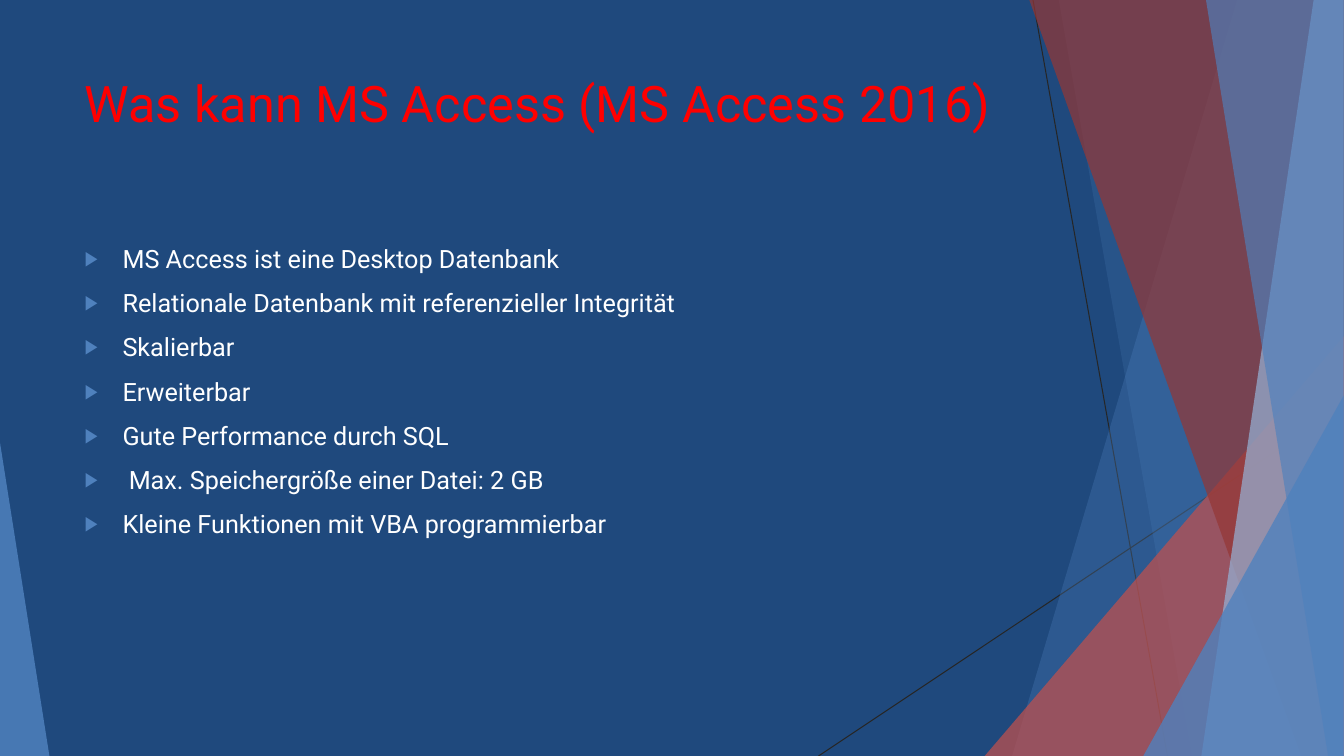
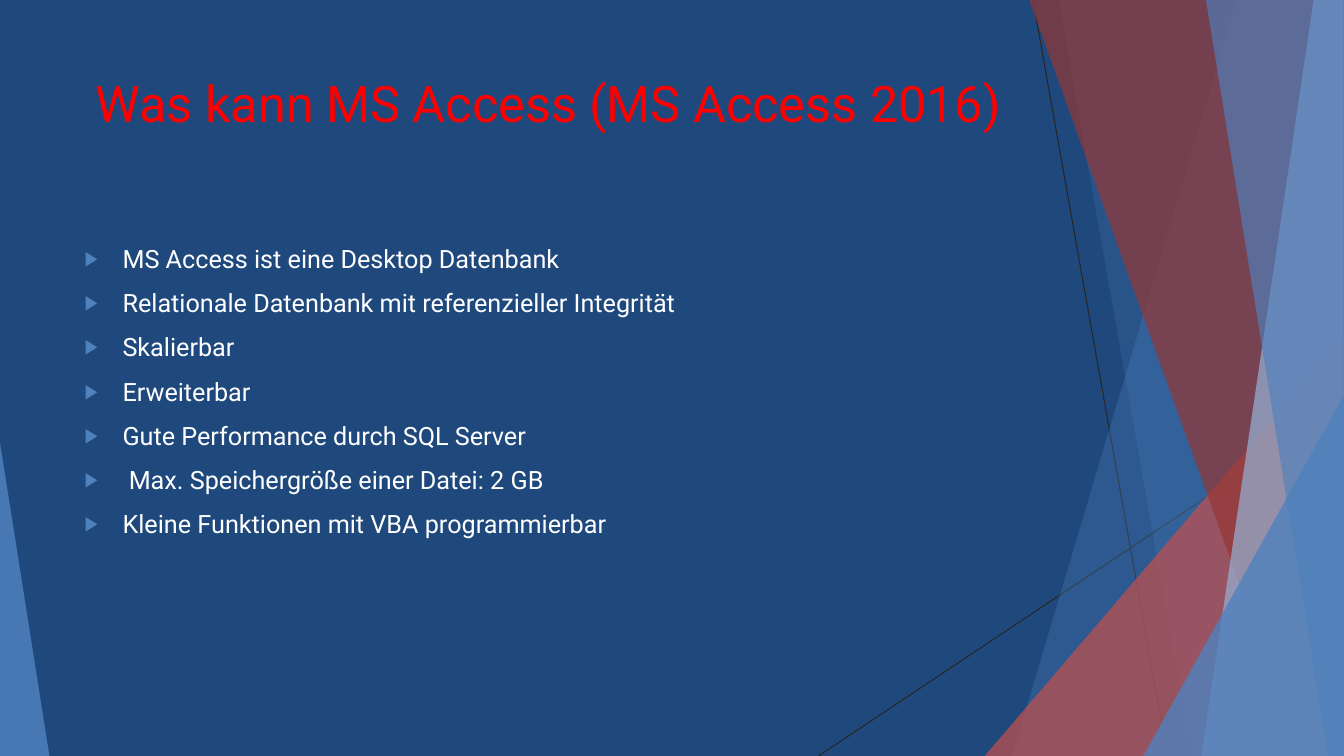
Before and after one commit to Grubchri/DBI, a slide deck: slide 2 of Microsoft Access.pptx. Drawn at 1344x756 pixels with LibreOffice and Linux fonts; fonts in the diff are those of the drawing. Boxes give left, top, right and bottom in pixels: in the first picture for what was removed or moved away, otherwise in the second. Text is boxed around its words. In the diff, an @@ line names an element or a change of style, - is before the commit and + after.

```diff
--- a/Microsoft Access.pptx
+++ b/Microsoft Access.pptx
@@ title "Was kann MS Access (MS ..." at (96, 82, 1001, 134): alignment left to centre @@
@@ text at (123, 426, 526, 448): text changed @@
-▶ Gute Performance durch SQL
+▶ Gute Performance durch SQL Server
```
Also in this commit, not shown: 1 other slide changed, 8 slides added, 1 other file.
